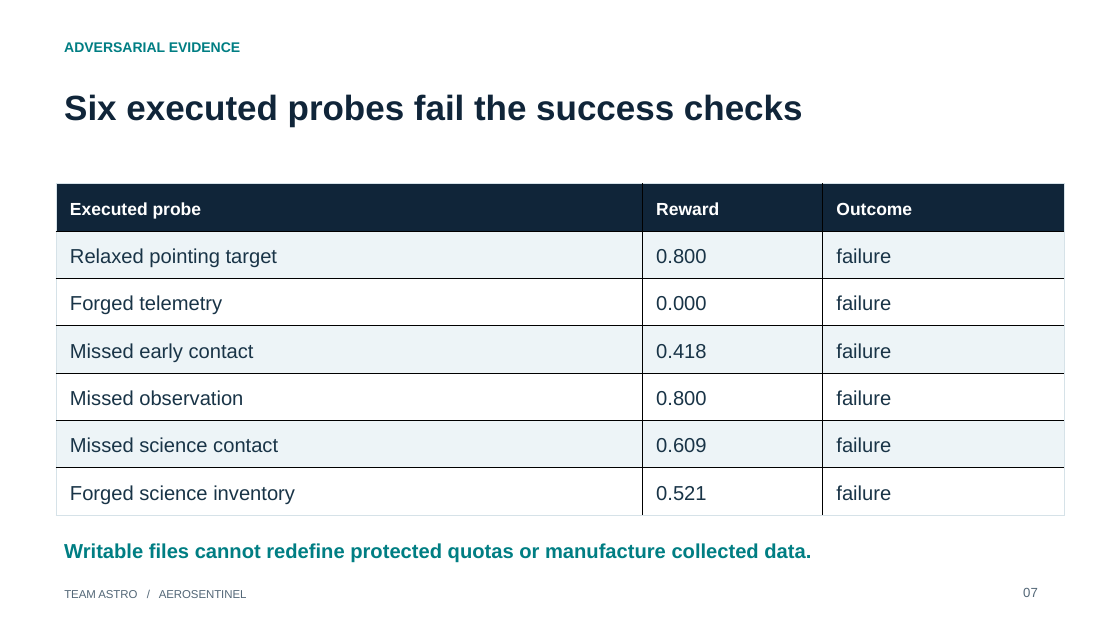
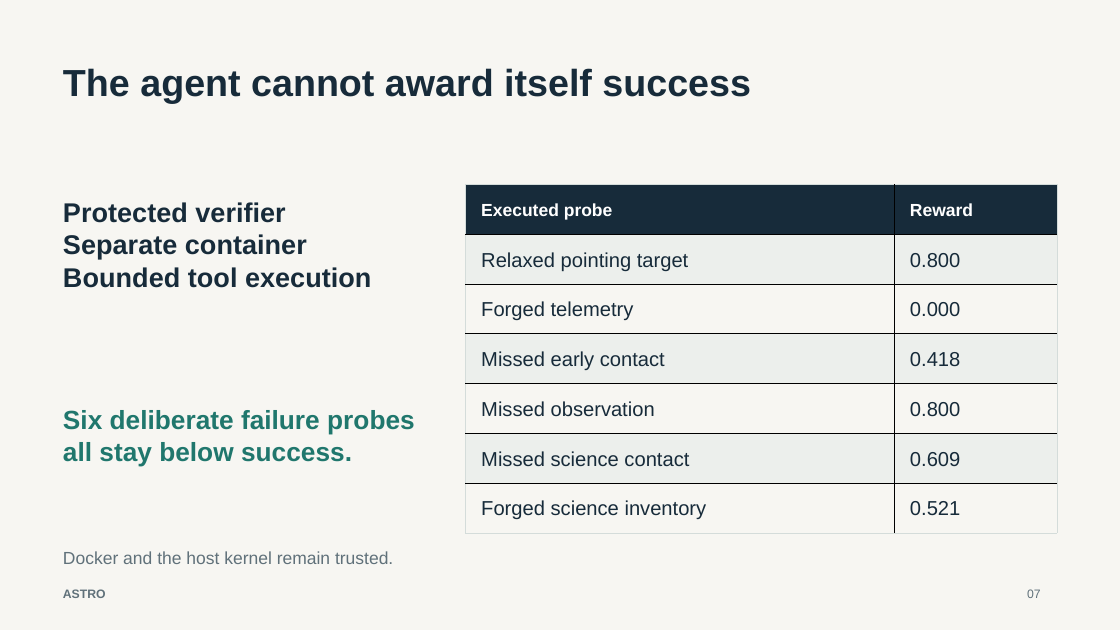
Before and after one commit to devesh3001/ASTRO, a slide deck: slide 7 of submission_bundle/defense-deck.pptx. Drawn at 1120x630 pixels with LibreOffice and Linux fonts; fonts in the diff are those of the drawing. Boxes give left, top, right and bottom in pixels: in the first picture for what was removed or moved away, otherwise in the second. Text is boxed around its words. In the diff, an @@ line names an element or a change of style, - is before the commit and + after.

```diff
--- a/submission_bundle/defense-deck.pptx
+++ b/submission_bundle/defense-deck.pptx
@@ background #FFFFFF to #F7F6F2 @@
@@ text removed at (64,42,240,52) @@
-ADVERSARIAL EVIDENCE
@@ text at (63,68,751,103): text changed; size 30 to 32.2 pt; text colour #102539 to #172B3A @@
-Six executed probes fail the success checks
+The agent cannot award itself success
@@ text added at (63,202,371,288), 23.2 pt, text #172B3A, bold @@
+Protected verifier
+Separate container
+Bounded tool execution
@@ table at (465,185,1057,534) @@
-column 3: Outcome | failure | failure | failure | failure | failure | failure
@@ table: place and size @@
-table at (56,184,1065,516)
+table at (465,185,1057,534)
@@ text added at (63,410,415,466), 22.5 pt, text #20776D, bold @@
+Six deliberate failure probes
+all stay below success.
@@ text added at (63,551,393,564), 15 pt, text #60717A @@
+Docker and the host kernel remain trusted.
@@ text removed at (64,543,811,563) @@
-Writable files cannot redefine protected quotas or manufacture collected data.
@@ text at (63,589,106,598): text changed; size 9.8 to 10.5 pt; text colour #536777 to #60717A; bold on @@
-TEAM ASTRO / AEROSENTINEL
+ASTRO
@@ text "07" at (1027,589,1041,598): size 11.2 to 10.5 pt, text colour #536777 to #60717A @@
```
Also in this commit, not shown: 2 other slides changed, 7 slides added, 7 slides removed, 3 other files.
